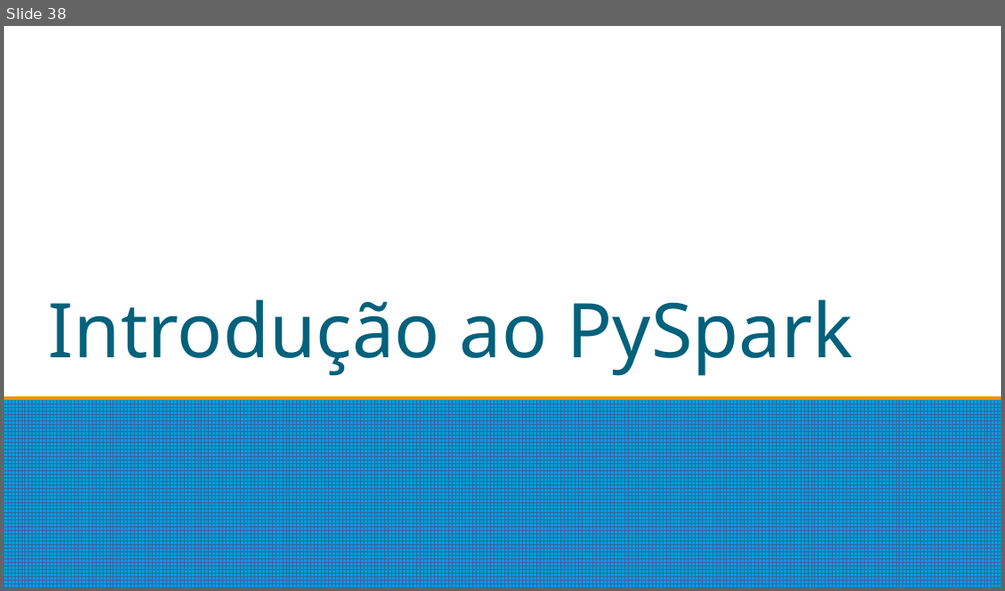
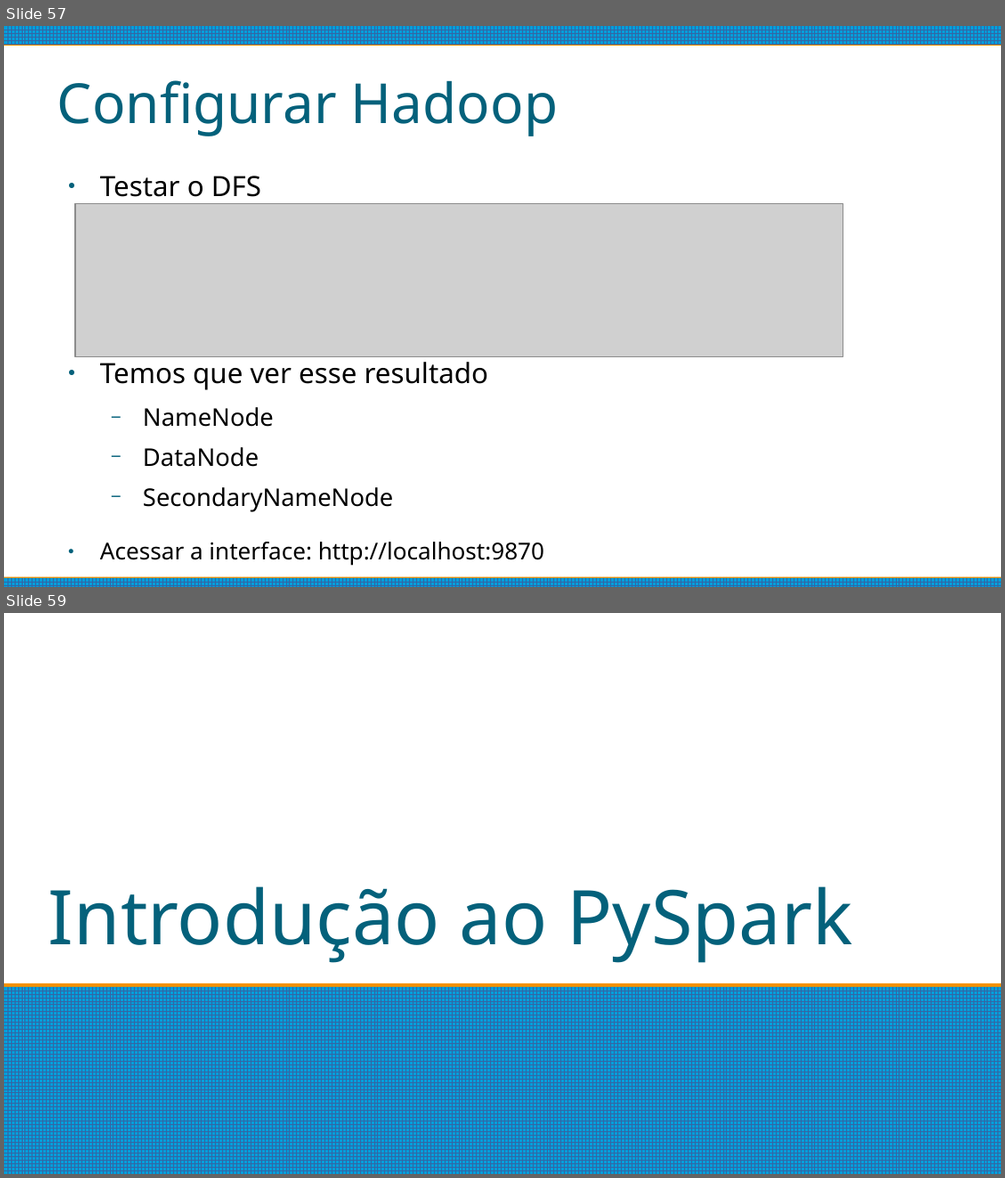
Before and after one commit to matheushpalves/estacioBigData, a slide deck: Introdução.odp. Shown one above the other, each under a label of ours: slide 38 before the commit, slides 57 and 59 after it; the slides between them are not shown. The pictures are 1005x591 and 1005x1178 pixels, drawn with LibreOffice and Linux fonts; fonts in the diff are those of the drawing; grey boxes stand for pictures. Boxes give left, top, right and bottom in pixels: in the first picture for what was removed or moved away, otherwise in the second. Text is boxed around its words. In the diff, an @@ line names an element or a change of style, - is before the commit and + after.

```diff
--- a/Introdução.odp
+++ b/Introdução.odp
@@ slide 57 added at [4,26,1001,587], background #FFFFFF @@
@@ rectangle added at [4,26,1001,44], fill pattern #3465A4 on #009EDA @@
@@ title added at [57,80,558,136], 44 pt, text #04617B @@
+Configurar Hadoop
@@ text added at [100,176,544,565], 18.5 pt, text #000000 @@
+● Testar o DFS
+● Temos que ver esse resultado
+  − NameNode
+  − DataNode
+  − SecondaryNameNode
+● Acessar a interface: http://localhost:9870
@@ picture added at [75,204,843,357] @@
@@ rectangle added at [4,578,1001,587], fill pattern #3465A4 on #009EDA @@
@@ what was slide 38 is now slide 59 @@
```
Also in this commit, not shown: 20 other slides added.
